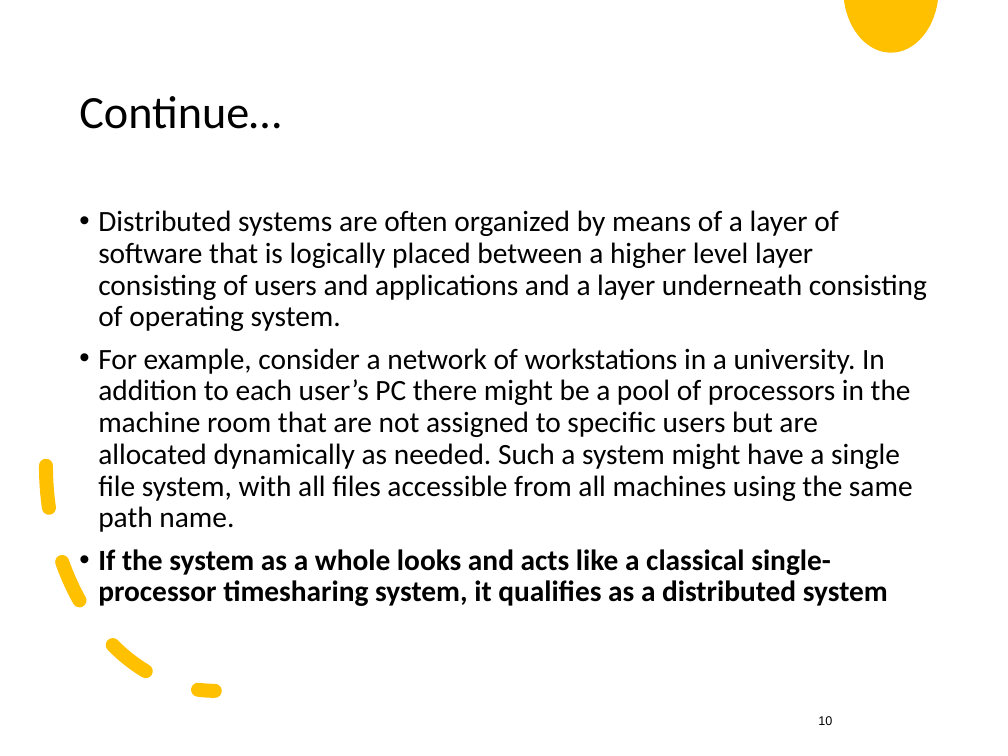
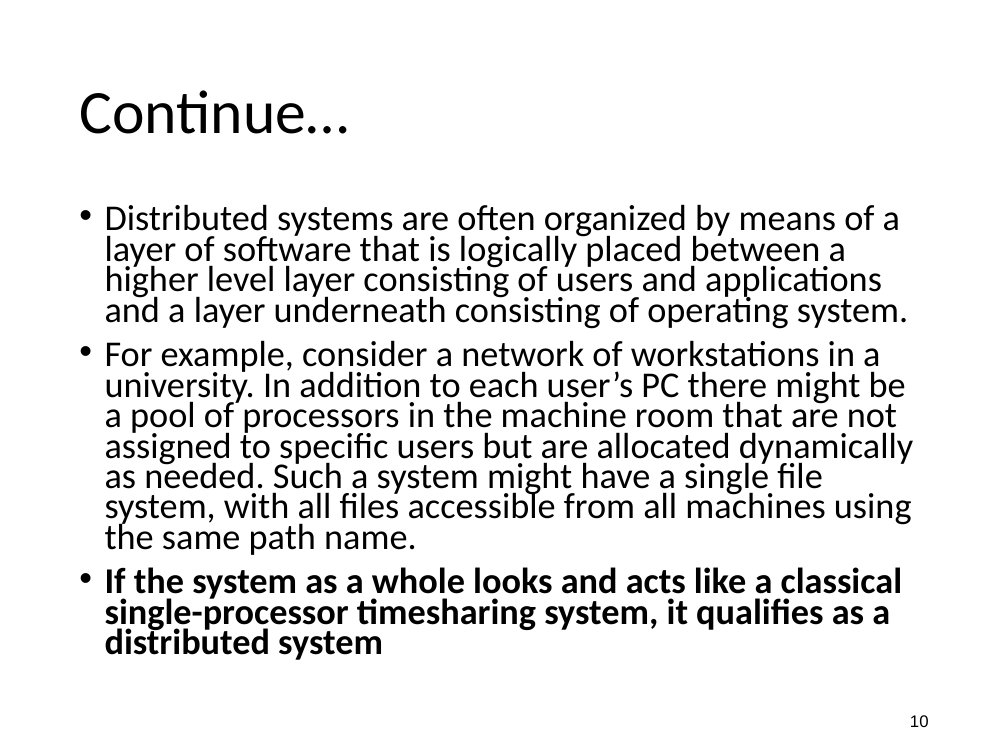
Before and after one commit to shakiliitju/M.Sc-in-ICT, a slide deck: slide 10 of MICT-5102 Cloud Computing/Lecture/Lecture2.pptx. Drawn at 1008x756 pixels with LibreOffice and Linux fonts; fonts in the diff are those of the drawing. Boxes give left, top, right and bottom in pixels: in the first picture for what was removed or moved away, otherwise in the second. Text is boxed around its words. In the diff, an @@ line names an element or a change of style, - is before the commit and + after.

```diff
--- a/MICT-5102 Cloud Computing/Lecture/Lecture2.pptx
+++ b/MICT-5102 Cloud Computing/Lecture/Lecture2.pptx
@@ freeform shape removed at [844, 0, 937, 52] @@
@@ title "Continue…" at [79, 90, 348, 134]: size 33 to 44 pt @@
@@ text "Distributed systems are often organized ..." at [105, 204, 914, 660]: size 21 to 25.9 pt; indent changed; line spacing 0.9 to 0.7; more space between paragraphs @@
@@ arc (boxed as its full ellipse) removed at [46, 241, 384, 691] @@
@@ page number at [910, 715, 929, 727]: size 9 to 12 pt; alignment centre to right @@
```
Also in this commit, not shown: 53 other slides changed, 8 other files.
